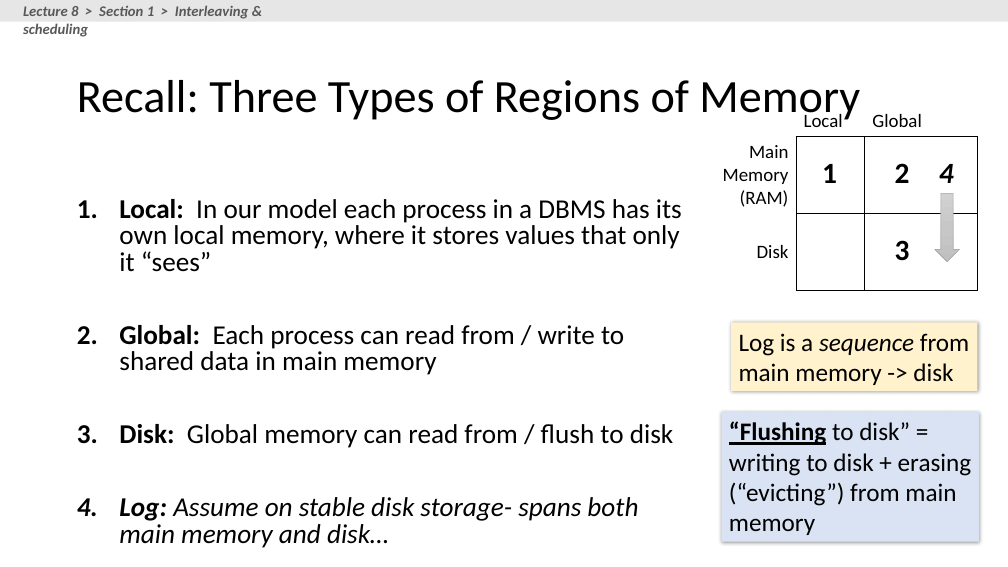
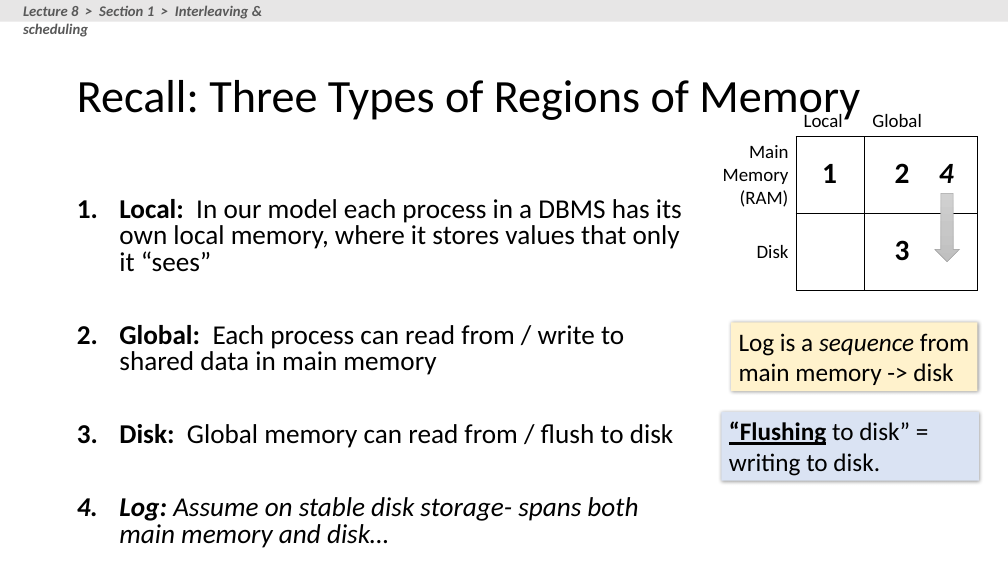
Before and after one commit to HazyResearch/cs145-notebooks-2016, a slide deck: slide 65 of lecture-7-8/Lectures_7_8_TXNs.pptx (slide 63 before the commit). Drawn at 1008x567 pixels with LibreOffice and Linux fonts; fonts in the diff are those of the drawing. Boxes give left, top, right and bottom in pixels: in the first picture for what was removed or moved away, otherwise in the second. Text is boxed around its words. In the diff, an @@ line names an element or a change of style, - is before the commit and + after.

```diff
--- a/lecture-7-8/Lectures_7_8_TXNs.pptx
+++ b/lecture-7-8/Lectures_7_8_TXNs.pptx
@@ rectangle "“Flushing to disk” = writing ...": place and size @@
-rectangle "“Flushing to disk” = writing ..." at bbox=[721, 412, 979, 542]
+rectangle "“Flushing to disk” = writing ..." at bbox=[721, 412, 979, 481]
@@ text in rectangle at bbox=[729, 421, 910, 476]: text changed @@
-“Flushing to disk” = writing to disk + erasing (“evicting”) from main memory
+“Flushing to disk” = writing to disk.
```
Also in this commit, not shown: 8 other slides changed, 2 slides added, 4 other files.
